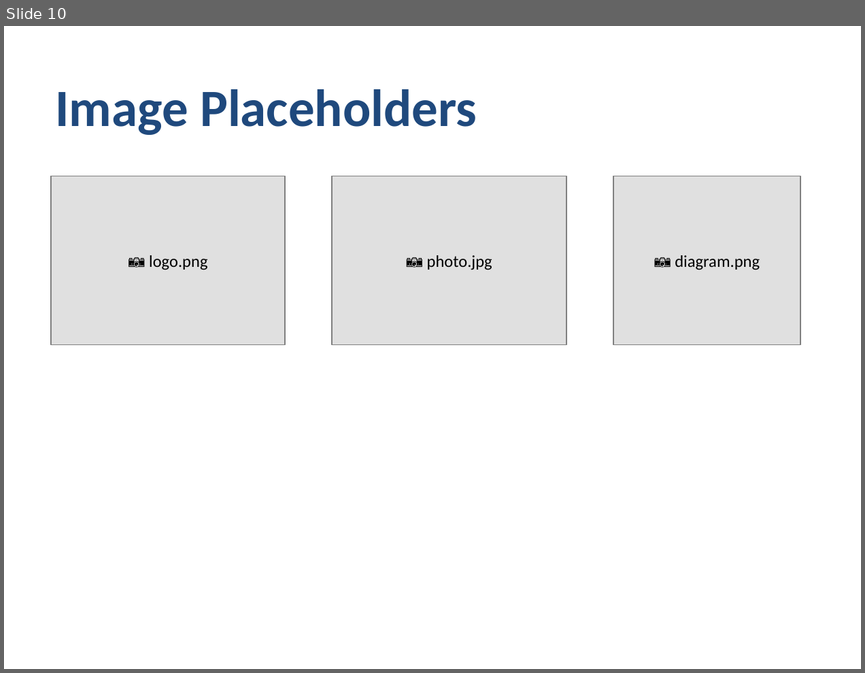
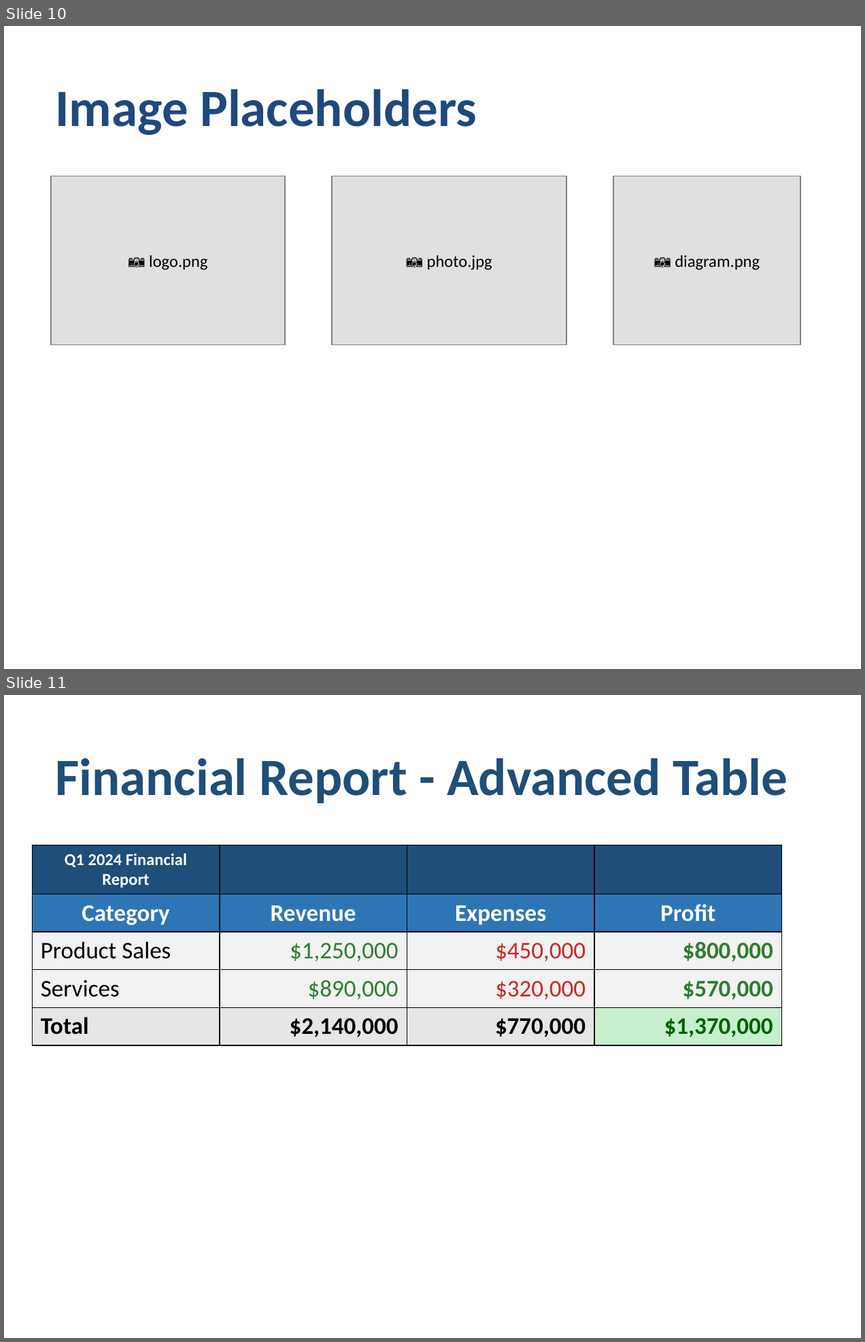
Before and after one commit to awol2005ex/ppt-rs, a slide deck: comprehensive_demo.pptx. Shown one above the other, each under a label of ours: slide 10 before the commit, slides 10 and 11 after it. The pictures are 865x673 and 865x1342 pixels, drawn with LibreOffice and Linux fonts; fonts in the diff are those of the drawing. Boxes give left, top, right and bottom in pixels: in the first picture for what was removed or moved away, otherwise in the second. Text is boxed around its words. In the diff, an @@ line names an element or a change of style, - is before the commit and + after.

```diff
--- a/comprehensive_demo.pptx
+++ b/comprehensive_demo.pptx
@@ slide 11 added at bbox=[4, 695, 861, 1338], background #FFFFFF @@
@@ text added at bbox=[55, 758, 787, 803], 44 pt, text #1F4E79, bold @@
+Financial Report - Advanced Table
@@ table added at bbox=[33, 845, 783, 1040], 5 rows, 4 columns @@
+Q1 2024 Financial Report |  |  | 
+Category | Revenue | Expenses | Profit
+Product Sales | $1,250,000 | $450,000 | $800,000
+Services | $890,000 | $320,000 | $570,000
+Total | $2,140,000 | $770,000 | $1,370,000
```
Also in this commit, not shown: 9 other slides added, 14 other files.
